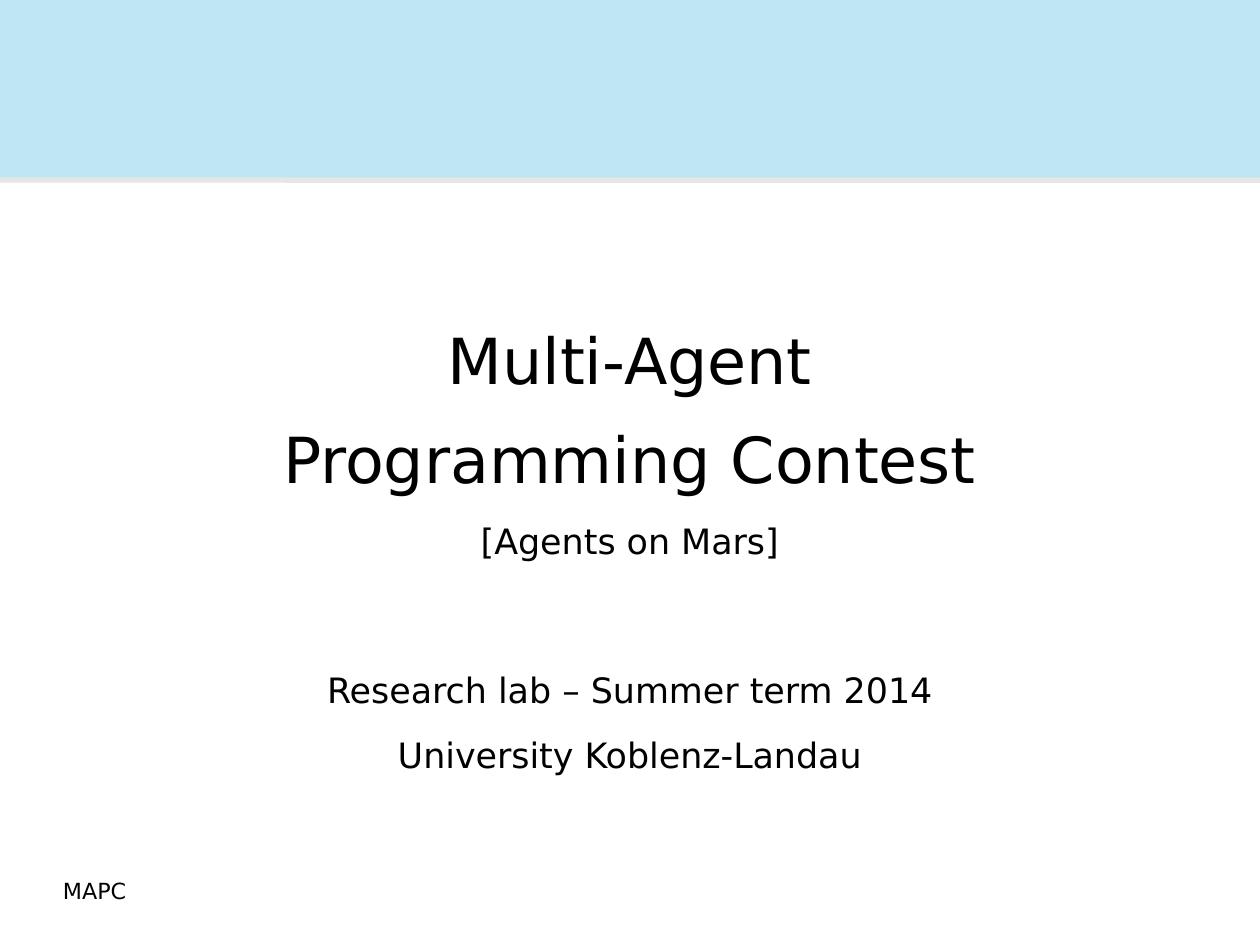
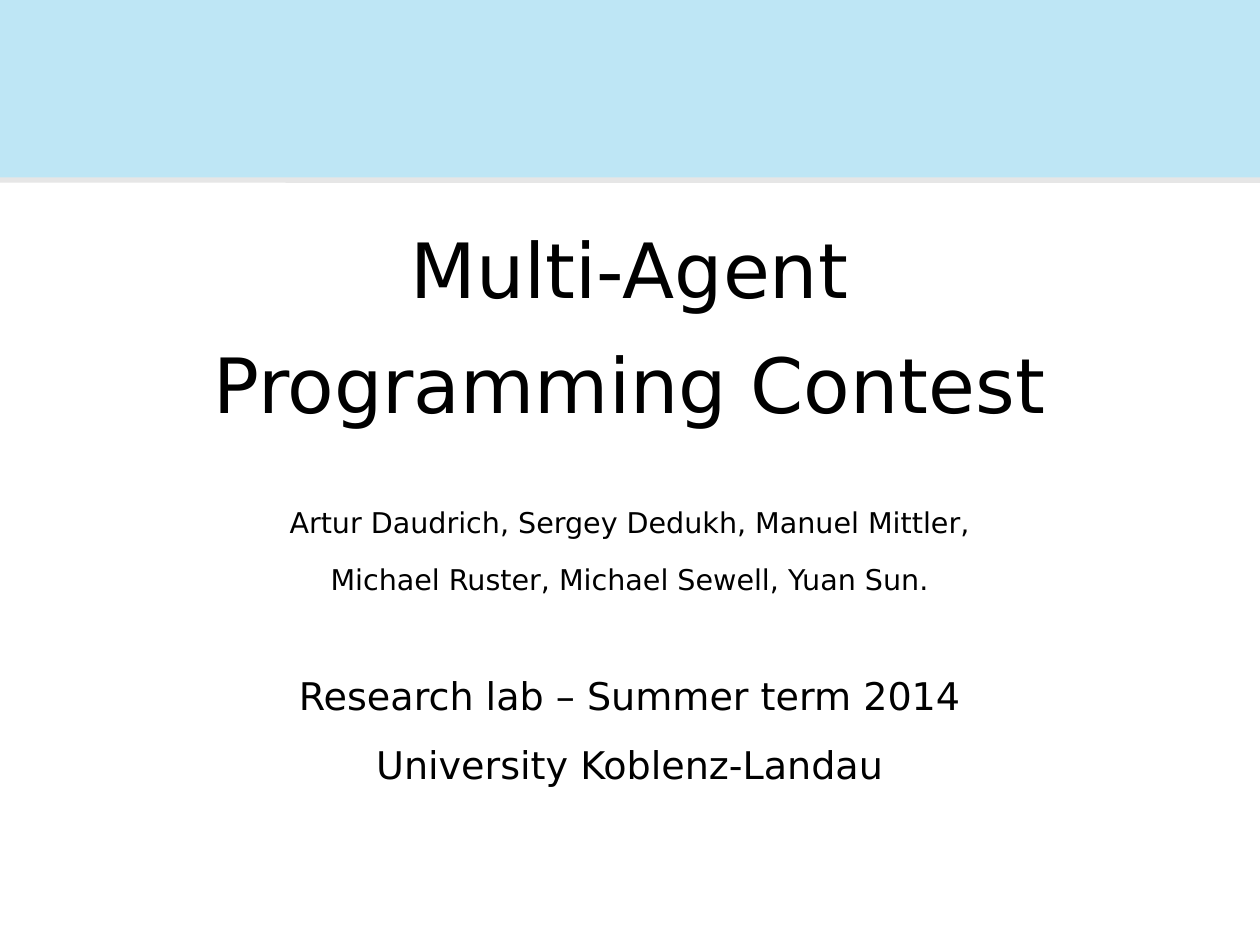
Before and after one commit to Institute-Web-Science-and-Technologies/mapc, a slide deck: slide 1 of Oberseminar/presentation.odp. Drawn at 1260x945 pixels with LibreOffice and Linux fonts; fonts in the diff are those of the drawing. Boxes give left, top, right and bottom in pixels: in the first picture for what was removed or moved away, otherwise in the second. Text is boxed around its words. In the diff, an @@ line names an element or a change of style, - is before the commit and + after.

```diff
--- a/Oberseminar/presentation.odp
+++ b/Oberseminar/presentation.odp
@@ text at box(214, 240, 1045, 787): size 40 to 48 pt in "Multi-Agent", "Programming Contest"; size 22 to 24 pt in "Research lab – Summer term 2014", "University Koblenz-Landau" @@
@@ text at box(290, 511, 969, 594): text changed; size 22 to 18 pt @@
-[Agents on Mars]
+Artur Daudrich, Sergey Dedukh, Manuel Mittler,
+Michael Ruster, Michael Sewell, Yuan Sun.
@@ text removed at box(63, 882, 126, 900) @@
-MAPC
```
Also in this commit, not shown: 29 other slides changed.
